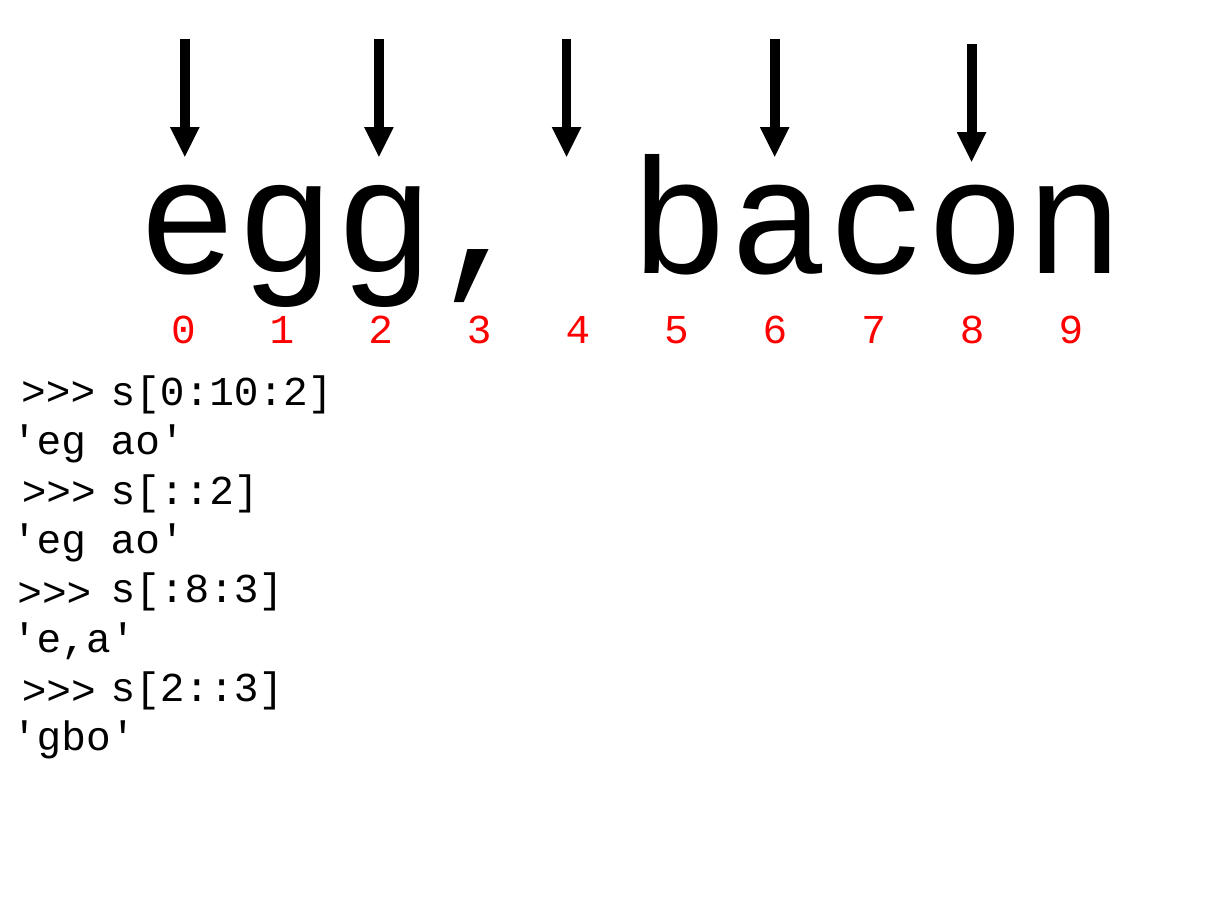
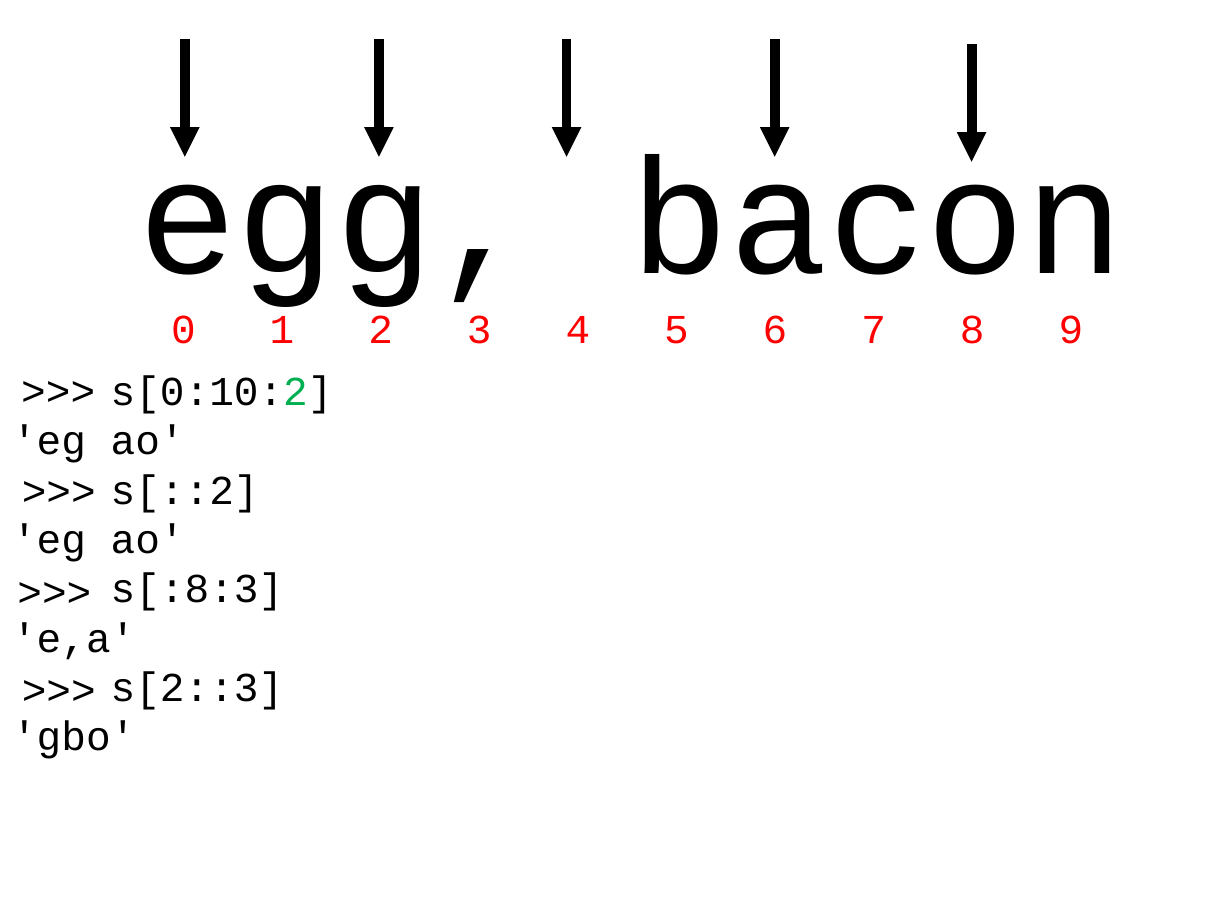
Before and after one commit to parmentelat/flotpython-archive, a slide deck: slide 2 of semaine2/CO12AL-W2-SLIDE3.pptx. Drawn at 1232x924 pixels with LibreOffice and Linux fonts; fonts in the diff are those of the drawing. Boxes give left, top, right and bottom in pixels: in the first picture for what was removed or moved away, otherwise in the second. Text is boxed around its words. In the diff, an @@ line names an element or a change of style, - is before the commit and + after.

```diff
--- a/semaine2/CO12AL-W2-SLIDE3.pptx
+++ b/semaine2/CO12AL-W2-SLIDE3.pptx
@@ text at [111, 376, 333, 414]: text colour #000000 to #00B050 in "s[0:10:2]" @@
```
Also in this commit, not shown: 1 other slide changed, 5 other files.
